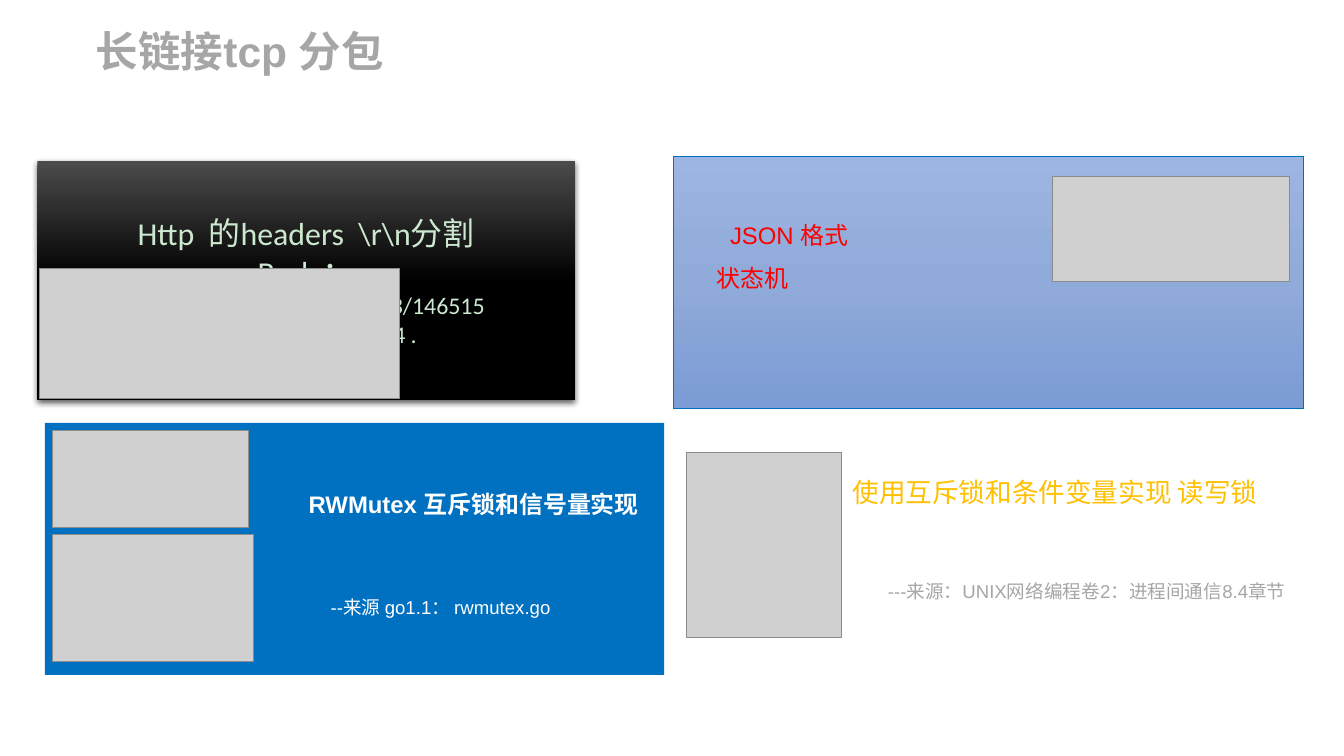
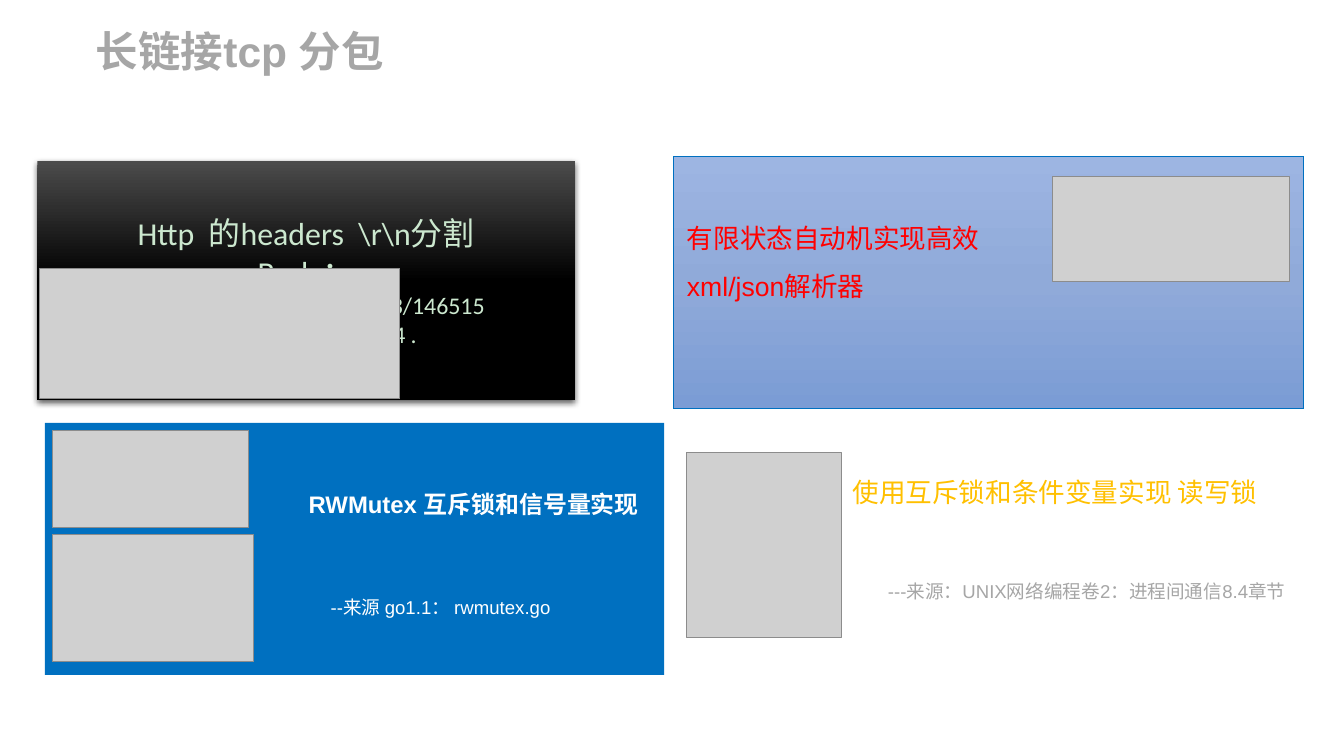
Before and after one commit to wangcy6/weekly, a slide deck: slide 4 of KM/ppt/2020/读写锁.pptx. Drawn at 1344x756 pixels with LibreOffice and Linux fonts; fonts in the diff are those of the drawing; grey boxes stand for pictures. Boxes give left, top, right and bottom in pixels: in the first picture for what was removed or moved away, otherwise in the second. Text is boxed around its words. In the diff, an @@ line names an element or a change of style, - is before the commit and + after.

```diff
--- a/KM/ppt/2020/读写锁.pptx
+++ b/KM/ppt/2020/读写锁.pptx
@@ text at bbox=[687, 225, 979, 301]: text changed; size 18 to 20 pt @@
-JSON 格式
-状态机
+有限状态自动机实现高效xml/json解析器
```
Also in this commit, not shown: 7 other files.
